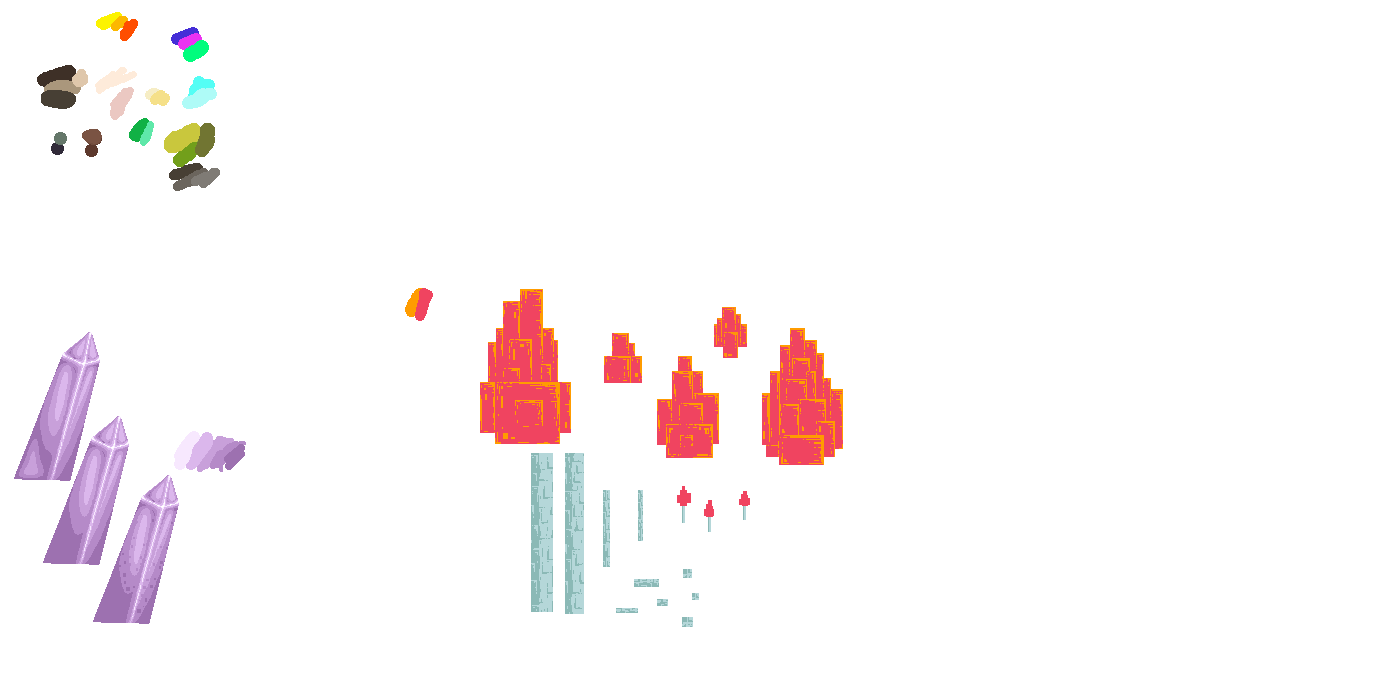
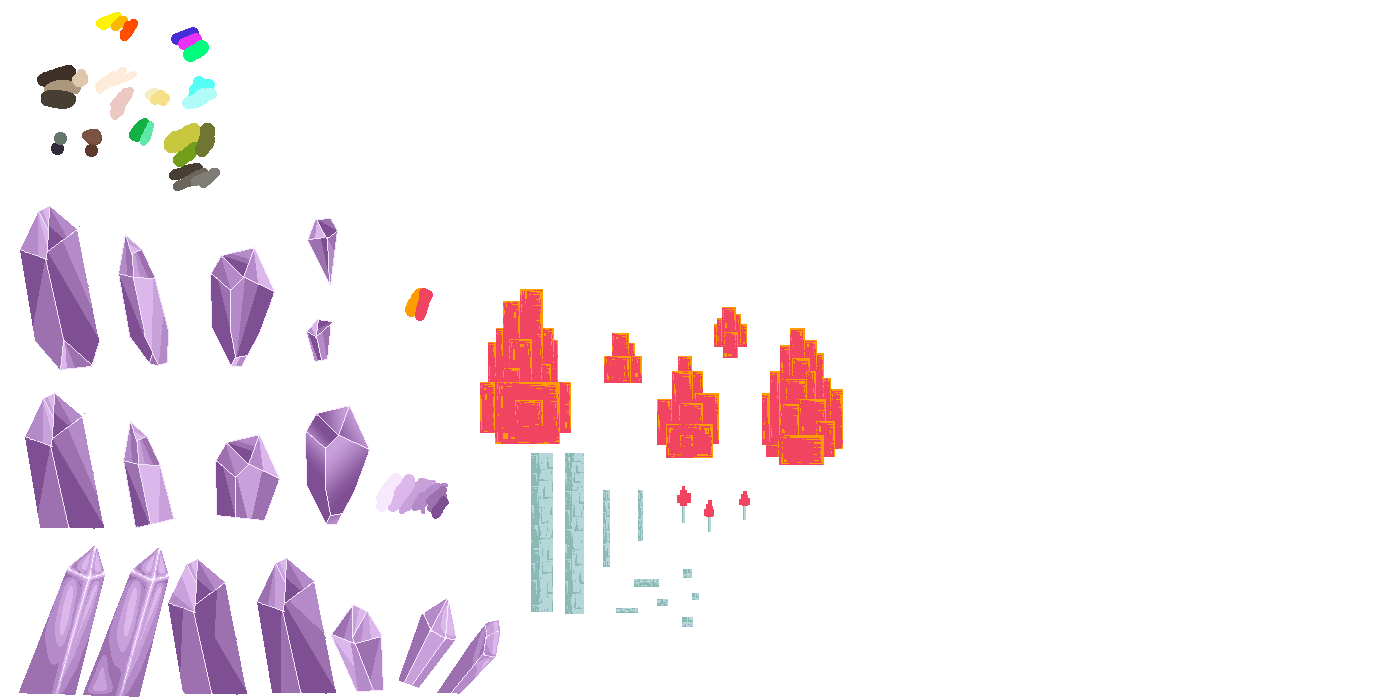
Before/after of a 1400×700 layered artwork. What changed in the layer stack:
painted on "Layer 18" over (x1=93, y1=405, x2=370, y2=624)
removed layer "Layer 19" over (x1=14, y1=332, x2=100, y2=481)
painted on "Layer 17" over (x1=19, y1=206, x2=500, y2=627)
renamed "Layer 15" to "Layer 16", moved it above "Pallette", painted on it over (x1=19, y1=288, x2=500, y2=697)
